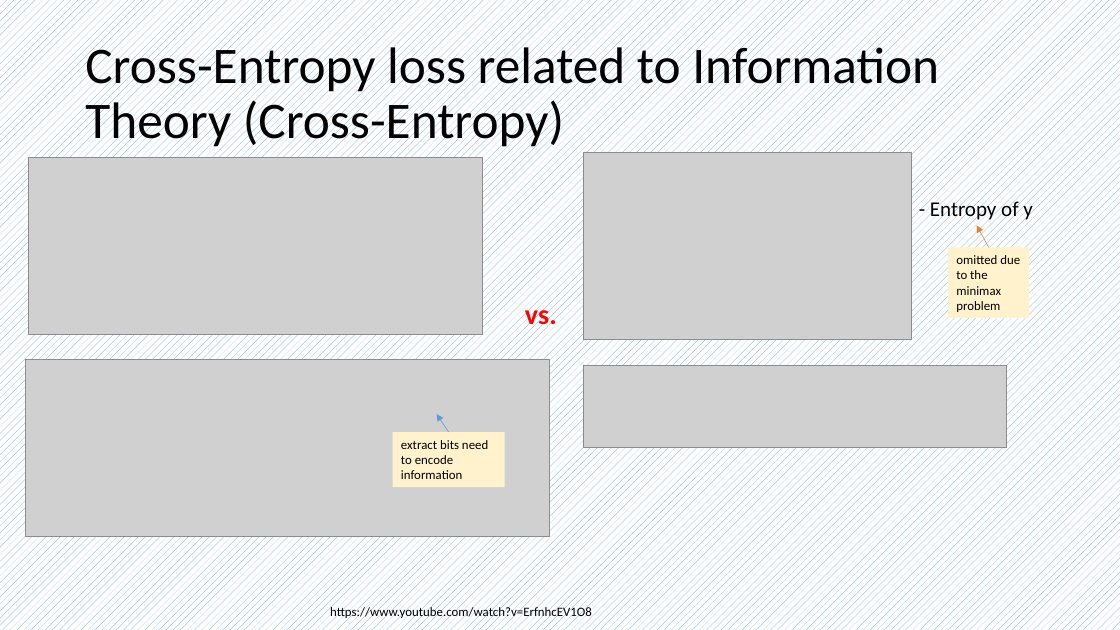
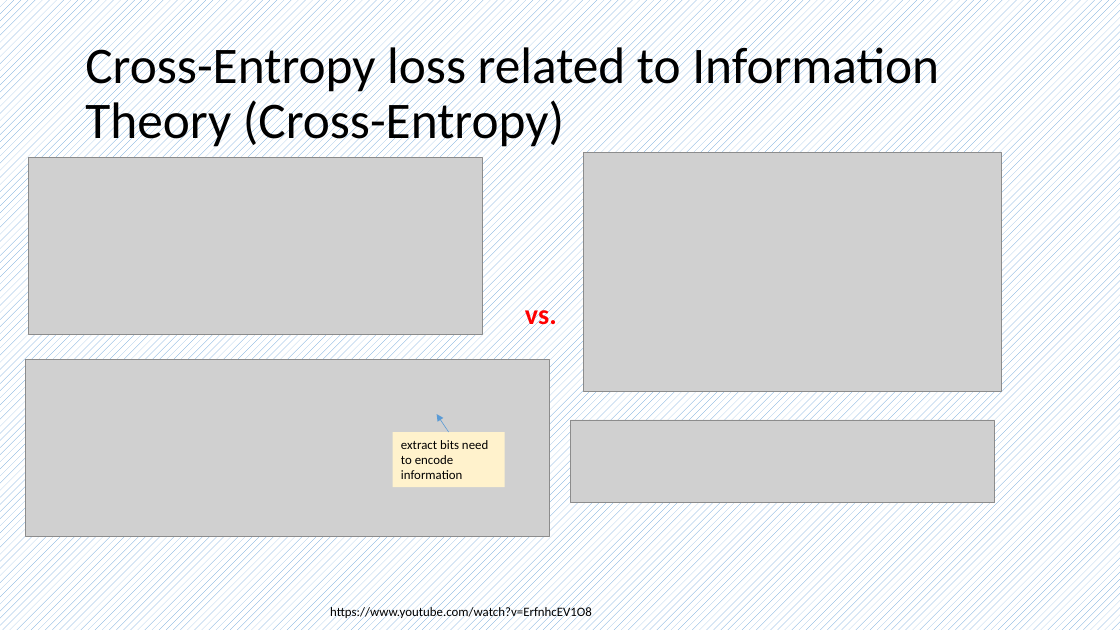
Before and after one commit to frankwxu/AI4DigitalForensics, a slide deck: slide 15 of lectures/08_multiclass_classification_n_to_n_2hidden/0_ML_concepts_multiclass.pptx. Drawn at 1120x630 pixels with LibreOffice and Linux fonts; fonts in the diff are those of the drawing; grey boxes stand for pictures; background and template pictures are left out. Boxes give left, top, right and bottom in pixels: in the first picture for what was removed or moved away, otherwise in the second. Text is boxed around its words. In the diff, an @@ line names an element or a change of style, - is before the commit and + after.

```diff
--- a/lectures/08_multiclass_classification_n_to_n_2hidden/0_ML_concepts_multiclass.pptx
+++ b/lectures/08_multiclass_classification_n_to_n_2hidden/0_ML_concepts_multiclass.pptx
@@ picture: place and size @@
-picture at [583, 153, 912, 340]
+picture at [583, 153, 1002, 392]
@@ text removed at [930, 199, 1032, 223] @@
-- Entropy of y
@@ arrow removed from (989, 247) to (977, 225) @@
@@ rectangle removed at [949, 247, 1030, 318] @@
-omitted due to the minimax problem
@@ picture: place and size @@
-picture at [583, 365, 1007, 448]
+picture at [571, 420, 994, 502]
```
Also in this commit, not shown: 9 other files.
